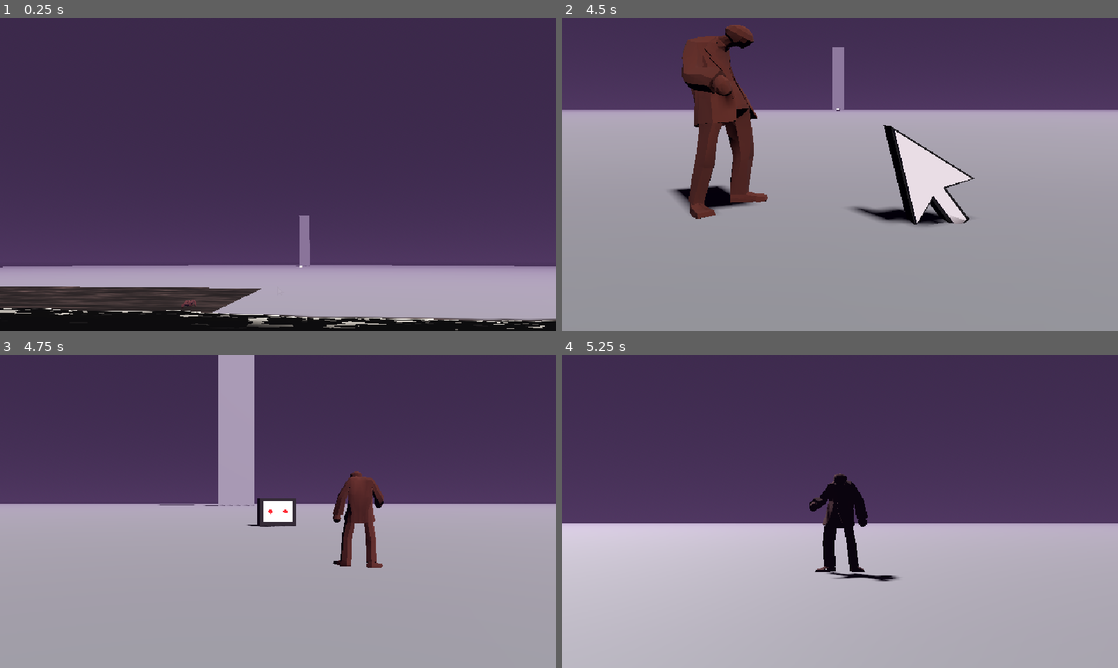
Above: before the commit, frames 1-4 (two rows, left to right).
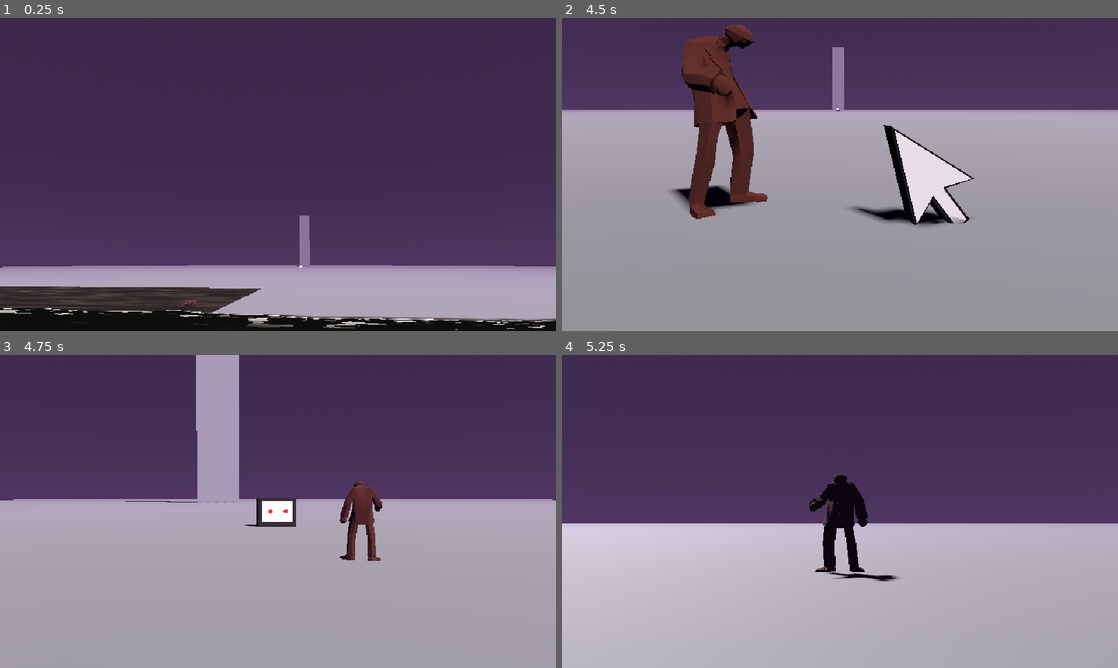
Above: after the commit, the same moments.

Repository: djmabrook/Nixon_game
Game: Godot game, scene res://story/tests/story_test.tscn
Same seed, same stepped clock (60 frames per second), same inputs: the game is played once before the commit and once after it. This scene is started directly instead of the project's main scene.
Inputs (mouse positions are in pixels of both pictures, inside the frame that each line leads up to):
- Up to frame 1 (0.25 s): no input
- Up to frame 2 (4.5 s): tap Enter at 0.5 s; move the mouse to (867, 174) at 0.52 s; hold Shift (run) 0.53-1.28 s; hold W (move_up) from 0.53 s (still down); tap Space at 0.77, 1.52, 3.02, 3.77 s; move the mouse to (812, 174) at 1.27 s; tap Q (focus) at 1.35 s; tap Shift (run) at 1.55, 2.3, 3.05 s; move the mouse to (851, 168) at 2.02 s; hold E (interact) 2.03-2.78 s; move the mouse to (834, 180) at 2.77 s; tap K (look_down) at 2.85 s; move the mouse to (878, 177) at 3.52 s; hold Shift (run) 3.53-4.28 s; tap J (look_left) at 3.6 s; move the mouse to (795, 171) at 4.27 s; tap L (look_right) at 4.35 s
- Up to frame 3 (4.75 s): keep holding W (move_up); tap Space at 4.52 s; tap Shift (run) at 4.55 s
- Up to frame 4 (5.25 s): keep holding W (move_up); move the mouse to (845, 511) at 5.02 s; hold Shift (run) from 5.03 s (still down); tap I (look_up) at 5.1 s

Frames 1-2 are identical in both runs. In frame 3, 5.4% of the frame differs, in the area x 0-100%, y 0-68%; in frame 4, nothing differs.

Commit message:
Story: frame every beat for the real hub, README and beat stills
Shore probes start just above the sand so the hub's invisible shore wall is
never read as ground; side-on final shot so he walks out of the picture
toward the sun; clear air for the widest pull-back; embers stop at dawn.

Co-Authored-By: Claude Opus 5.5 <noreply@anthropic.com>
Claude-Session: https://claude.ai/code/session_012kYhaKYRqQXRiHR9spfuje

Diff:
--- a/story/ending.gd
+++ b/story/ending.gd
@@ -77,6 +77,9 @@
 	var vortex := hub.get_node_or_null(^"Vortex") as Area3D
 	if vortex:
 		vortex.set_deferred(&"monitoring", false)
+		for c in vortex.get_children():
+			if c is CPUParticles3D or c is GPUParticles3D:
+				c.emitting = false
 	var landmarks := hub.get_node_or_null(^"Landmarks")
 	if landmarks and landmarks.has_method(&"set_layer"):
 		landmarks.call(&"set_layer", &"watcher", true)
@@ -171,8 +174,8 @@
 	p.global_position = pit + Vector3.DOWN * 10.0
 	p.visual.scale = Vector3.ONE * 0.15
 	p.visual.visible = true
-	cut(pit + Vector3.UP * 110.0 + out * 70.0, pit, 38.0)
-	glide(pit + Vector3.UP * 55.0 + out * 40.0 + out.cross(Vector3.UP) * 18.0, pit + Vector3.UP * 2.0, 9.0, 34.0)
+	cut(pit + Vector3.UP * 40.0 + out * 45.0, pit + Vector3.UP * 1.0, 34.0)
+	glide(pit + Vector3.UP * 9.0 + out * 16.0 + out.cross(Vector3.UP) * 6.0, pit + Vector3.UP * 1.2, 9.0, 40.0)
 	create_tween().tween_property(overlay, "curtain", 0.0, 2.5 * time_scale)
 	var rise_t := create_tween()
 	rise_t.tween_method(_aim_sun, 0.0, 0.35, 10.0 * time_scale)
@@ -210,13 +213,13 @@
 	rise_t.tween_method(_aim_sun, 0.35, 0.7, 30.0 * time_scale)
 
 	var close := _walk_start - shore.inland * 7.0 - shore.along * 3.0 + Vector3.UP * 2.0
-	var land_centre := shore.pit + (shore.pit - shore.wake).normalized() * 600.0
+	var land_centre := shore.pit + (shore.pit - shore.wake).normalized() * 250.0
 	cut(close, _walk_start + Vector3.UP * 1.0, 40.0)
 	create_tween().tween_property(overlay, "curtain", 0.0, 1.6 * time_scale)
 	await wait(2.2)
 	# Out to sea and up, further than anything before: he becomes a speck, then nothing,
 	# and the whole land lies there in the morning.
-	var far := shore.wake - shore.inland * 1900.0 + Vector3.UP * 820.0 - shore.along * 260.0
+	var far := shore.wake - shore.inland * 1500.0 + Vector3.UP * 1250.0 - shore.along * 300.0
 	var path := PackedVector3Array([
 		close,
 		_walk_start - shore.inland * 40.0 + Vector3.UP * 14.0,
@@ -224,6 +227,8 @@
 		far,
 	])
 	var looks := [_walk_start + Vector3.UP * 1.0, land_centre]
+	# Clear air for the widest view, so the far regions stand out against the morning.
+	create_tween().tween_property(env, "fog_density", 0.00008, 8.0 * time_scale)
 	var t := track(path, func() -> Vector3:
 		var w := clampf((cam.global_position.distance_to(close)) / close.distance_to(far), 0.0, 1.0)
 		return (looks[0] as Vector3).lerp(looks[1], smoothstep(0.0, 0.55, w))
@@ -236,6 +241,7 @@
 		var w := clampf(1.0 - cam.global_position.distance_to(_walk_start) / far.distance_to(_walk_start), 0.0, 1.0)
 		return (looks[1] as Vector3).lerp(p.global_position + Vector3.UP * 1.0, smoothstep(0.3, 0.95, w))
 	, 12.0, 52.0, 45.0)
+	create_tween().tween_property(env, "fog_density", 0.00045, 10.0 * time_scale)
 	await t2.finished
 
 
@@ -270,8 +276,10 @@
 	hold()
 	p.controls_enabled = true    # he is still his own; only the camera has stopped
 	var here := p.global_position
-	var eye := here - shore.inland * 24.0 + shore.along * 5.0 + Vector3.UP * 3.2
-	var look := here + shore.along * 14.0 + shore.inland * 10.0 + Vector3.UP * 5.0
+	# Side-on to the tideline so he walks out of the right of the picture, into the sun.
+	var fwd := Vector3.UP.cross(shore.along).normalized()
+	var eye := shore.sand(here - fwd * 24.0 + shore.along * 5.0) + Vector3.UP * 3.2
+	var look := here + shore.along * 14.0 + fwd * 10.0 + Vector3.UP * 5.0
 	await glide(eye, look, 4.0, 42.0).finished
 	_locked_at = Time.get_ticks_msec() / 1000.0
 	dressing.audio.set(&"dawn", 0.6)
--- a/story/opening.gd
+++ b/story/opening.gd
@@ -245,17 +245,16 @@
 	facing = facing.normalized()
 	var side := facing.cross(Vector3.UP)
 	dressing.audio.set(&"hum", 1.0)
-	drain_to(0.75, 1.2)
+	drain_to(0.45, 1.2)
 	if is_instance_valid(stray) and stray.has_method(&"cower"):
 		stray.call(&"cower", tv.global_position)
 	# Behind him and low, the set looming with its eyes on him; push in slowly.
-	var behind := p.global_position - facing * -7.5 + side * 2.5
 	var hd := (p.global_position - tv.global_position)
 	hd.y = 0.0
 	var away := hd.normalized()
-	behind = p.global_position + away * 7.0 + side * 2.2 + Vector3.UP * 1.1
-	cut(behind, screen, 40.0)
-	await glide(p.global_position + away * 4.5 + side * 1.4 + Vector3.UP * 1.0, screen + Vector3.UP * 0.5, 4.5, 34.0).finished
+	var aside := away.cross(Vector3.UP)
+	cut(p.global_position + away * 10.0 + aside * 3.2 + Vector3.UP * 1.3, screen, 34.0)
+	await glide(p.global_position + away * 7.0 + aside * 2.4 + Vector3.UP * 1.1, screen + Vector3.UP * 0.4, 4.5, 28.0).finished
 	# What it sees: him, small, from right at the glass.
 	cut(screen + facing * 1.2 + Vector3.UP * 0.2, p.global_position + Vector3.UP * 1.0, 28.0)
 	await wait(2.2)
@@ -297,11 +296,8 @@
 	_autowalk = down
 	var ahead := shore.ground(p.global_position + down * 38.0 + side * 9.0) + Vector3.UP * 2.0
 	var ahead2 := shore.ground(p.global_position + down * 30.0 + side * 12.0) + Vector3.UP * 1.4
-	await track(PackedVector3Array([ahead, ahead2]), func() -> Vector3: return p.global_position + Vector3.UP * 6.0, 7.5, 34.0, 30.0).finished
+	await track(PackedVector3Array([ahead, ahead2]), func() -> Vector3: return p.global_position + Vector3.UP * 6.0, 10.0, 34.0, 28.0).finished
 	# Then from high over the pit: a speck on the crater wall.
-	var over := shore.pit + Vector3.UP * 150.0 - down * 60.0 + side * 40.0
-	cut(over, p.global_position, 42.0)
-	await track(PackedVector3Array([over, over + Vector3.UP * 25.0 + side * 20.0]), func() -> Vector3: return p.global_position, 5.0, 42.0, 38.0).finished
 	_autowalk = Vector3.ZERO
 	await release(2.0)
 	_beat_running = false
--- a/story/props/footprint_trail.gd
+++ b/story/props/footprint_trail.gd
@@ -4,7 +4,7 @@
 
 @export var stride := 0.72
 @export var gait_width := 0.2
-@export var print_size := Vector2(0.17, 0.3)
+@export var print_size := Vector2(0.2, 0.34)
 
 
 ## Lay `count` prints from `start` walking along `dir`. `ground` maps a point to the sand.
--- a/story/props/tide.gd
+++ b/story/props/tide.gd
@@ -42,7 +42,7 @@
 			var u := lerpf(-half_length, half_length, float(i) / nx)
 			var v := lerpf(-inland_reach, sea_reach, float(j) / ny)
 			var p: Vector3 = shore.wake + shore.along * u - shore.inland * v
-			var g: Vector3 = shore.ground(p)
+			var g: Vector3 = shore.sand(p)
 			p.y = maxf(g.y + 0.05, shore.sea_level + 0.02)
 			st.set_uv(Vector2(u, v))
 			st.add_vertex(p)
--- a/story/shore.gd
+++ b/story/shore.gd
@@ -61,14 +61,21 @@
 
 
 ## The sand under a point (a straight-down ray on the world layer). Falls back to the point.
-func ground(p: Vector3) -> Vector3:
-	var hit := ground_hit(p)
+## `probe_up` is how far above `p` the ray starts: keep it small near the shore so a tall
+## invisible wall's top is never mistaken for sand.
+func ground(p: Vector3, probe_up := 400.0) -> Vector3:
+	var hit := ground_hit(p, probe_up)
 	return hit.position if not hit.is_empty() else p
 
 
-func ground_hit(p: Vector3) -> Dictionary:
+## The sand near the shore: probes from just above the wake spot's height.
+func sand(p: Vector3) -> Vector3:
+	return ground(Vector3(p.x, wake.y, p.z), 6.0)
+
+
+func ground_hit(p: Vector3, probe_up := 400.0) -> Dictionary:
 	var space := room.get_world_3d().direct_space_state
-	var q := PhysicsRayQueryParameters3D.create(p + Vector3.UP * 400.0, p + Vector3.DOWN * 600.0, WORLD_MASK)
+	var q := PhysicsRayQueryParameters3D.create(p + Vector3.UP * probe_up, p + Vector3.DOWN * 600.0, WORLD_MASK)
 	q.hit_back_faces = false
 	var hit := space.intersect_ray(q)
 	# Ignore thin vertical walls (a shore wall's top): we want sand.
@@ -81,7 +88,7 @@
 ## A point on the shore: `out` metres seaward of the wake spot (negative goes inland)
 ## and `side` metres along the tideline, standing on the sand.
 func shore_point(side: float, out := 0.0) -> Vector3:
-	return ground(wake + along * side - inland * out)
+	return sand(wake + along * side - inland * out)
 
 
 ## Walk out from the pit through the default spawn until the sand dips under the sea or
--- a/story/tests/story_test.gd
+++ b/story/tests/story_test.gd
@@ -40,6 +40,7 @@
 		await _until(func() -> bool: return Story.current_sequence() == &"opening", 10.0)
 	else:
 		_press_any()
+		await _until(func() -> bool: return Story.current_sequence() == &"opening", 5.0)
 	# Opening.
 	_check(Story.current_sequence() == &"opening", "any button begins the opening")
 	if _shots != "":
@@ -82,7 +83,7 @@
 	else: _check(Story.get_flag(Story.FLAG_FIRST_DESCENT_SEEN, false), "the first descent plays its stadium shot (y %.0f)" % wall.y)
 	if _shots != "":
 		await _secs(4.0); await _shot("10_descent_stadium")
-		await _secs(5.5); await _shot("11_descent_speck")
+		await _secs(5.0); await _shot("11_descent_late")
 	await _until(func() -> bool: return not Story.is_playing(), 40.0)
 	_check(Game.player.controls_enabled, "control back after the descent")
 
--- a/story/title.gd
+++ b/story/title.gd
@@ -48,10 +48,18 @@
 	_overlay.name = "TitleOverlay"
 	add_child(_overlay)
 
-	# Out in the shallows, low, looking up the beach at the ridge.
+	# Out in the shallows, low, looking up the beach at the ridge. After the ending the
+	# camera sits lower and nearer, so his prints run past it and out of the right edge.
 	var look := shore.wake + shore.inland * 70.0 + Vector3.UP * 26.0
-	cut(title_eye(shore), look, 44.0)
-	glide(title_eye(shore) + shore.inland * 6.0 + Vector3.UP * 0.6, look + Vector3.UP * 4.0, 45.0, 42.0)
+	if _mode == &"after_ending":
+		var start := shore.shore_point(-6.0, -1.0)
+		var eye := shore.sand(start + shore.along * 7.0 - shore.inland * 8.0) + Vector3.UP * 2.0
+		look = start + shore.along * 3.0 + shore.inland * 30.0 + Vector3.UP * 7.0
+		cut(eye, look, 46.0)
+		glide(eye - shore.inland * 1.5 + Vector3.UP * 0.3, look + Vector3.UP * 1.0, 45.0, 44.0)
+	else:
+		cut(title_eye(shore), look, 44.0)
+		glide(title_eye(shore) + shore.inland * 6.0 + Vector3.UP * 0.6, look + Vector3.UP * 4.0, 45.0, 42.0)
 	(dressing.audio as Node).set(&"surf", 1.0)
 
 	await wait(2.0)
@@ -104,4 +112,4 @@
 	trail.global_transform = Transform3D.IDENTITY
 	# From where he stood, along the tideline and out of the picture.
 	var start := shore.shore_point(-6.0, -1.0)
-	trail.lay(start, shore.along, 140, shore.ground, 0.0)
+	trail.lay(start, shore.along, 140, shore.sand, 0.0)
Binary file added: story/docs/beats.png
